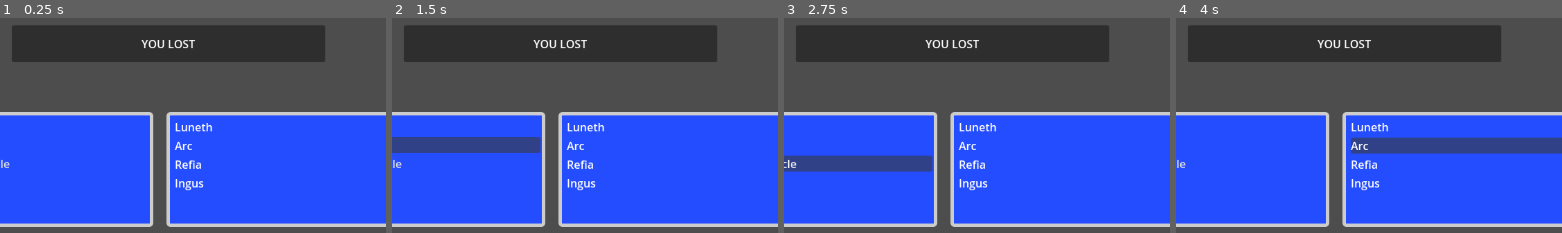
Above: before the commit, frames 1-4 (left to right).
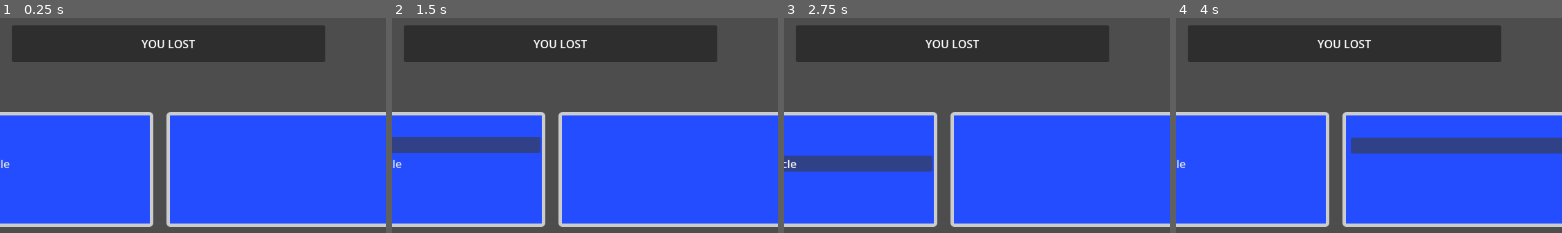
Above: after the commit, the same moments.

Repository: Archalos0/ff-fangame
Game: Godot game, scene res://scenes/battle_scene.tscn
Two runs of this game, one before a commit and one after it. Both use one fixed random seed, a clock stepped at 60 frames per second and the inputs below.
Inputs (mouse positions are % of the whole screen's width and height, from its top left):
- Up to frame 1 (0.25 s): no input
- Up to frame 2 (1.5 s): click "Goblin" at 0.5 s; click "Goblin" at 1.25 s
- Up to frame 3 (2.75 s): click "Carbuncle" at 2 s
- Up to frame 4 (4 s): click (73, 75) at 2.75 s; click (73, 80) at 3.52 s
The pictures show only the part of the screen within x 26-76%, y 50-100%; the shares and areas given below are measured in that part.

The runs differ from the first frame. In frame 1, 0.7% of the frame differs, in the area x 45-55%, y 48-81%; in frame 2, 0.7%; in frame 3, 0.7%; in frame 4, 0.7%.
Error before the commit: Parse Error: Identifier "level" not declared in the current scope. (res://scripts/job/job.gd:22)
Error after the commit: Invalid access to property or key 'name' on a base object of type 'RefCounted (CharacterData)'. (res://scripts/characters/player_character.gd:9)

Commit message:
update loading + add magics to the save + rename some key

Diff:
--- a/scripts/job/job.gd
+++ b/scripts/job/job.gd
@@ -19,7 +19,7 @@
 
 func load(job_id: String, job_level: int):
 	job_name = job_id
-	level = job_level
+	#level = job_level
 
 	_load_data()
 
--- a/scripts/save/game.gd
+++ b/scripts/save/game.gd
@@ -3,16 +3,19 @@
 #----INNER CLASS----#
 class PlayerData:
 	var characters: CharactersData = CharactersData.new()
+	var capacity_points: int = 0
 
 	func load_player(dict: Dictionary):
 		for key in dict.keys():
 			match key:
 				"characters": characters.load_characters(dict["characters"])
+				"capacity_points": capacity_points =  dict["capacity_points"]
 
 
 	func get_properties_dict():
 		var properties = {
-			"characters": characters.get_properties_dict()
+			"characters": characters.get_properties_dict(),
+			"capacity_points": capacity_points,
 		}
 
 		return properties
@@ -25,10 +28,10 @@
 
 	#Set up the default name of the characters
 	func _init() -> void:
-		character_1.name = "Luneth"
-		character_2.name = "Arc"
-		character_3.name = "Refia"
-		character_4.name = "Ingus"
+		character_1.character_name = "Luneth"
+		character_2.character_name = "Arc"
+		character_3.character_name = "Refia"
+		character_4.character_name = "Ingus"
 
 	func load_characters(characters: Array):
 		characters.resize(4)
@@ -52,13 +55,16 @@
 		return properties
 
 class CharacterData:
-	var name: String = ""
-	var job: String = "warrior"
+	var character_name: String = ""
+	var job_id: String = "warrior"
 	var equipments: EquipmentsData = EquipmentsData.new()
 	var level: int = 1
 	var max_health_points: int = 100
 	var current_health_points: int = 100
-	var jobs_level: Dictionary = {
+
+	var magics: MagicsData = MagicsData.new()
+
+	var jobs_skill: Dictionary = {
 		"onion_knight": 1,
 		"warrior": 1,
 		"monk": 1,
@@ -84,22 +90,25 @@
 	}
 
 	func load_character(dict: Dictionary):
-		name = dict["name"]
-		job = dict["job"]
+		character_name = dict["name"]
+		job_id = dict["job_id"]
 		level = dict["level"]
 
 		max_health_points = dict["max_health_points"]
 		current_health_points = dict["current_health_points"]
 
-		jobs_level = dict["jobs_level"]
+		jobs_skill = dict["jobs_skill"]
 
 		if dict.has("equipments"):
 			equipments.load_equipments(dict["equipments"])
 
+		if dict.has("magics"):
+			magics.load_magics(dict["magics"])
+
 	func get_properties_dict():
 		var properties = {
-			"name": name,
-			"job": job,
+			"name": character_name,
+			"job_id": job_id,
 			"level": level,
 			"max_health_points": max_health_points,
 			"current_health_points": current_health_points,
@@ -110,17 +119,17 @@
 				"body_armor": equipments.body_armor,
 				"arm_armor": equipments.arm_armor,
 			},
-			"jobs_level": jobs_level
+			"jobs_skill": jobs_skill
 		}
 
 		return properties
 
 class EquipmentsData:
-	var left_hand:  String = ""
-	var right_hand: String = ""
-	var head_armor: String = ""
-	var body_armor: String = ""
-	var arm_armor:  String = ""
+	var left_hand_id	: String = ""
+	var right_hand_id	: String = ""
+	var head_armor_id	: String = ""
+	var body_armor_id	: String = ""
+	var arm_armor_id	: String = ""
 
 	func load_equipments(dict: Dictionary):
 		for key in dict:
@@ -128,11 +137,11 @@
 				continue
 
 			match key:
-				"left_hand": left_hand = dict["left_hand"]
-				"right_hand": right_hand = dict["right_hand"]
-				"head_armor": head_armor = dict["head_armor"]
-				"body_armor": body_armor = dict["body_armor"]
-				"arm_armor": arm_armor = dict["arm_armor"]
+				"left_hand": left_hand_id = dict["left_hand"]
+				"right_hand": right_hand_id = dict["right_hand"]
+				"head_armor": head_armor_id = dict["head_armor"]
+				"body_armor": body_armor_id = dict["body_armor"]
+				"arm_armor": arm_armor_id = dict["arm_armor"]
 
 
 #class EquipmentData:
@@ -168,6 +177,38 @@
 		#
 		#sprite_path = equipment_data["sprite_path"]
 		#stats_upgraded = equipment_data.get("stats_upgraded", null)
+
+class MagicsData:
+	var level_1: SpellsData = SpellsData.new()
+	var level_2: SpellsData = SpellsData.new()
+	var level_3: SpellsData = SpellsData.new()
+	var level_4: SpellsData = SpellsData.new()
+	var level_5: SpellsData = SpellsData.new()
+	var level_6: SpellsData = SpellsData.new()
+	var level_7: SpellsData = SpellsData.new()
+	var level_8: SpellsData = SpellsData.new()
+
+	func load_magics(dict: Dictionary):
+		level_1.load_spells(dict["1"])
+		level_2.load_spells(dict["2"])
+		level_3.load_spells(dict["3"])
+		level_4.load_spells(dict["4"])
+		level_5.load_spells(dict["5"])
+		level_6.load_spells(dict["6"])
+		level_7.load_spells(dict["7"])
+		level_8.load_spells(dict["8"])
+
+
+class SpellsData:
+	var first_slot_spell_id	: String = ""
+	var second_slot_spell_id: String = ""
+	var third_slot_spell_id	: String = ""
+
+	func load_spells(dict: Dictionary):
+		first_slot_spell_id = dict["first_slot"]
+		second_slot_spell_id = dict["second_slot"]
+		third_slot_spell_id = dict["third_slot"]
+
 #-------------------#
 
 var _save_file_path: String = ""
--- a/scripts/save/save.json
+++ b/scripts/save/save.json
@@ -3,7 +3,7 @@
 		"characters": [
 			{
 				"name": "Luneth",
-				"job": "warrior",
+				"job_id": "warrior",
 				"level": 10,
 				"max_health_points": 150,
 				"current_health_points": 134,
@@ -24,7 +24,7 @@
 					"body_armor": "body_armor_001",
 					"arm_armor": "arms_013"
 				},
-				"jobs_level": {
+				"jobs_skill": {
 					"onion_knight": 1,
 					"warrior": 2,
 					"monk": 1,
@@ -51,13 +51,13 @@
 			},
 			{
 				"name": "Arc",
-				"job": "black_mage",
+				"job_id": "black_mage",
 				"level": 2,
 				"max_health_points": 123,
 				"current_health_points": 123,
 				"magics": {
-					"1": { "first_slot": "", "second_slot": "", "third_slot": ""},
-					"2": { "first_slot": "", "second_slot": "", "third_slot": ""},
+					"1": { "first_slot": "fire", "second_slot": "sleep", "third_slot": ""},
+					"2": { "first_slot": "poison", "second_slot": "", "third_slot": ""},
 					"3": { "first_slot": "", "second_slot": "", "third_slot": ""},
 					"4": { "first_slot": "", "second_slot": "", "third_slot": ""},
 					"5": { "first_slot": "", "second_slot": "", "third_slot": ""},
@@ -72,7 +72,7 @@
 					"body_armor": "",
 					"arm_armor": ""
 				},
-				"jobs_level": {
+				"jobs_skill": {
 					"onion_knight": 1,
 					"warrior": 1,
 					"monk": 1,
@@ -99,15 +99,15 @@
 			},
 			{
 				"name": "Refia",
-				"job": "white_mage",
+				"job_id": "white_mage",
 				"level": 1,
 				"max_health_points": 100,
 				"current_health_points": 100,
 				"magics": {
-					"1": { "first_slot": "", "second_slot": "", "third_slot": ""},
-					"2": { "first_slot": "", "second_slot": "", "third_slot": ""},
+					"1": { "first_slot": "cure", "second_slot": "poisona", "third_slot": "sight"},
+					"2": { "first_slot": "mini", "second_slot": "", "third_slot": ""},
 					"3": { "first_slot": "", "second_slot": "", "third_slot": ""},
-					"4": { "first_slot": "", "second_slot": "", "third_slot": ""},
+					"4": { "first_slot": "", "second_slot": "confuse", "third_slot": ""},
 					"5": { "first_slot": "", "second_slot": "", "third_slot": ""},
 					"6": { "first_slot": "", "second_slot": "", "third_slot": ""},
 					"7": { "first_slot": "", "second_slot": "", "third_slot": ""},
@@ -120,7 +120,7 @@
 					"body_armor": "",
 					"arm_armor": ""
 				},
-				"jobs_level": {
+				"jobs_skill": {
 					"onion_knight": 1,
 					"warrior": 1,
 					"monk": 1,
@@ -147,7 +147,7 @@
 			},
 			{
 				"name": "Ingus",
-				"job": "monk",
+				"job_id": "monk",
 				"level": 1,
 				"max_health_points": 100,
 				"current_health_points": 100,
@@ -168,7 +168,7 @@
 					"body_armor": "",
 					"arm_armor": ""
 				},
-				"jobs_level": {
+				"jobs_skill": {
 					"onion_knight": 1,
 					"warrior": 1,
 					"monk": 1,
